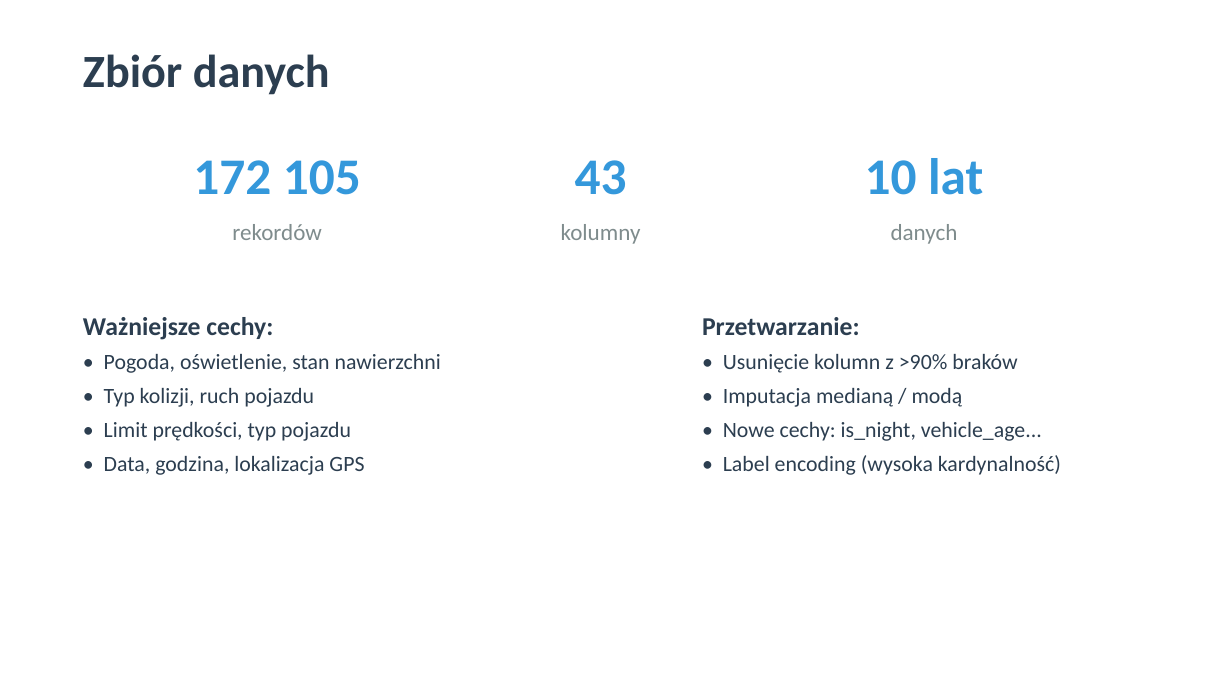
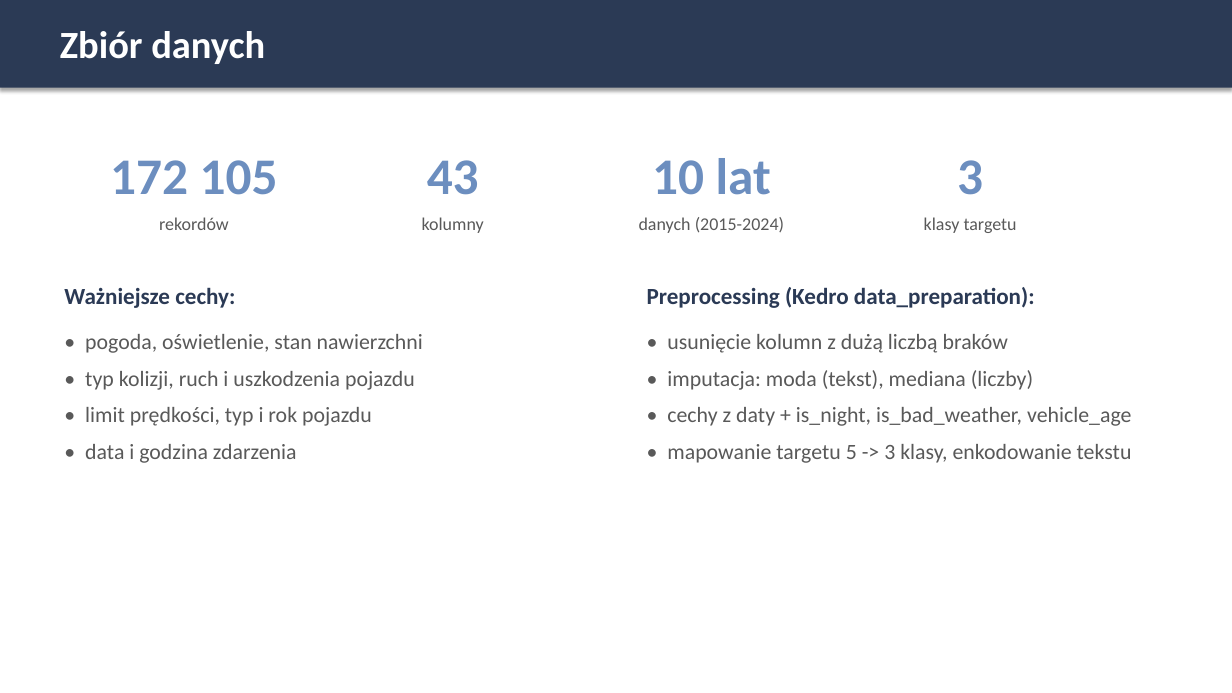
Before and after one commit to s19455/ASI-Analiza-wypadkow, a slide deck: slide 3 of docs/prezentacja.pptx. Drawn at 1232x693 pixels with LibreOffice and Linux fonts; fonts in the diff are those of the drawing. Boxes give left, top, right and bottom in pixels: in the first picture for what was removed or moved away, otherwise in the second. Text is boxed around its words. In the diff, an @@ line names an element or a change of style, - is before the commit and + after.

Commit message:
Aktualizacja danych

```diff
--- a/docs/prezentacja.pptx
+++ b/docs/prezentacja.pptx
@@ rectangle added at [0, 0, 1232, 88], fill #2B3A55 @@
@@ text "Zbiór danych": place and size @@
-text "Zbiór danych" at [83, 54, 330, 95]
+text "Zbiór danych" at [60, 31, 265, 64]
@@ text "Zbiór danych" at [60, 31, 265, 64]: size 36 to 30 pt, text colour #2C3E50 to #FFFFFF; more space between paragraphs @@
@@ text "172 105": place and size @@
-text "172 105" at [193, 160, 361, 195]
+text "172 105" at [110, 160, 278, 195]
@@ text "43": place and size @@
-text "43" at [575, 160, 627, 195]
+text "43" at [427, 160, 479, 195]
@@ text colour #3498DB to #6C8EBF; more space between paragraphs in 3 elements at [110, 160, 278, 195], [427, 160, 479, 195], [652, 158, 771, 195] @@
@@ text "10 lat": place and size @@
-text "10 lat" at [865, 158, 983, 195]
+text "10 lat" at [652, 158, 771, 195]
@@ text added at [957, 160, 983, 195], 40 pt, text #6C8EBF, bold @@
+3
@@ text "rekordów": place and size @@
-text "rekordów" at [232, 224, 322, 240]
+text "rekordów" at [159, 217, 229, 230]
@@ text "rekordów" at [159, 217, 229, 230]: size 18 to 14 pt, text colour #7F8C8D to #595959; more space between paragraphs @@
@@ text "kolumny" at [422, 217, 484, 233]: size 18 to 14 pt, text colour #7F8C8D to #595959; more space between paragraphs @@
@@ text "kolumny": place and size @@
-text "kolumny" at [561, 224, 641, 244]
+text "kolumny" at [422, 217, 484, 233]
@@ text at [639, 217, 784, 233]: text changed; size 18 to 14 pt; text colour #7F8C8D to #595959 @@
-danych
+danych (2015-2024)
@@ text added at [924, 217, 1017, 233], 14 pt, text #595959 @@
+klasy targetu
@@ text added at [64, 287, 235, 308], 18 pt, text #2B3A55, bold @@
+Ważniejsze cechy:
@@ text added at [647, 287, 1035, 308], 18 pt, text #2B3A55, bold @@
+Preprocessing (Kedro data_preparation):
@@ text at [85, 334, 423, 463]: text changed; text colour #2C3E50 to #595959 @@
-Ważniejsze cechy:
-• Pogoda, oświetlenie, stan nawierzchni
-• Typ kolizji, ruch pojazdu
-• Limit prędkości, typ pojazdu
-• Data, godzina, lokalizacja GPS
+• pogoda, oświetlenie, stan nawierzchni
+• typ kolizji, ruch i uszkodzenia pojazdu
+• limit prędkości, typ i rok pojazdu
+• data i godzina zdarzenia
@@ text at [667, 334, 1132, 463]: text changed; text colour #2C3E50 to #595959 @@
-Przetwarzanie:
-• Usunięcie kolumn z >90% braków
-• Imputacja medianą / modą
-• Nowe cechy: is_night, vehicle_age...
-• Label encoding (wysoka kardynalność)
+• usunięcie kolumn z dużą liczbą braków
+• imputacja: moda (tekst), mediana (liczby)
+• cechy z daty + is_night, is_bad_weather, vehicle_age
+• mapowanie targetu 5 -> 3 klasy, enkodowanie tekstu
```
Also in this commit, not shown: 4 other slides changed, 5 slides added, 4 slides removed, 1 other file.
